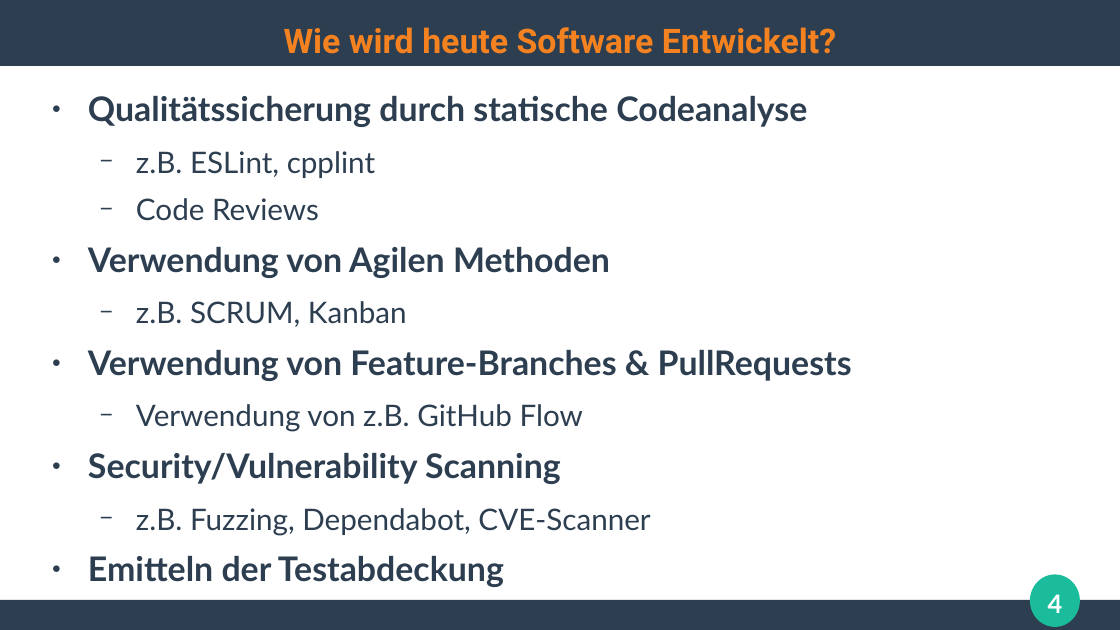
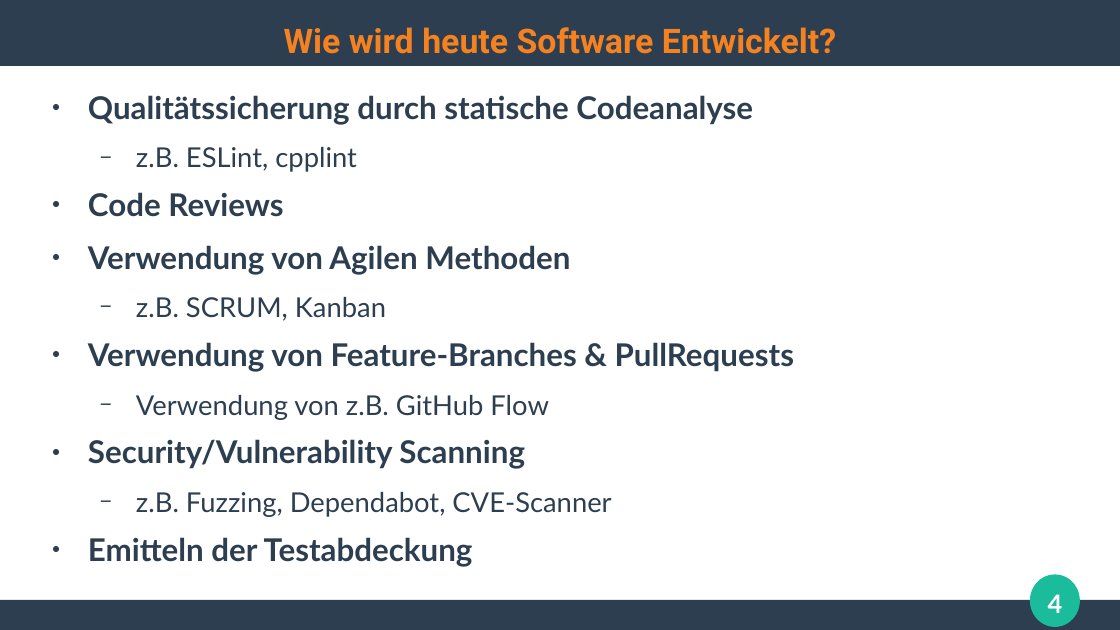
Before and after one commit to ghandmann/HS-AlbSig-WebAnwendungen2, a slide deck: slide 4 of Kapitel/09_ModerneSoftwareentwicklung.odp. Drawn at 1120x630 pixels with LibreOffice and Linux fonts; fonts in the diff are those of the drawing. Boxes give left, top, right and bottom in pixels: in the first picture for what was removed or moved away, otherwise in the second. Text is boxed around its words. In the diff, an @@ line names an element or a change of style, - is before the commit and + after.

Commit message:
typos

```diff
--- a/Kapitel/09_ModerneSoftwareentwicklung.odp
+++ b/Kapitel/09_ModerneSoftwareentwicklung.odp
@@ text "Qualitätssicherung durch statische Codeanalyse" at (x1=88, y1=95, x2=794, y2=567): size 24 to 22.2 pt in "Qualitätssicherung durch statische Codeanalyse", "Verwendung von Agilen Methoden", "Verwendung von Feature-Branches & PullRequests", "Security/Vulnerability Scanning" and 1 more places; size 21 to 19.4 pt in "z.B. ESLint, cpplint", "z.B. SCRUM, Kanban", "Verwendung von z.B. GitHub Flow", "z.B. Fuzzing, Dependabot, CVE-Scanner"; size 21 to 22.2 pt, bold on in "Code Reviews"; bullet − to ●; list level 2 to 1 in "Code Reviews" @@
```
